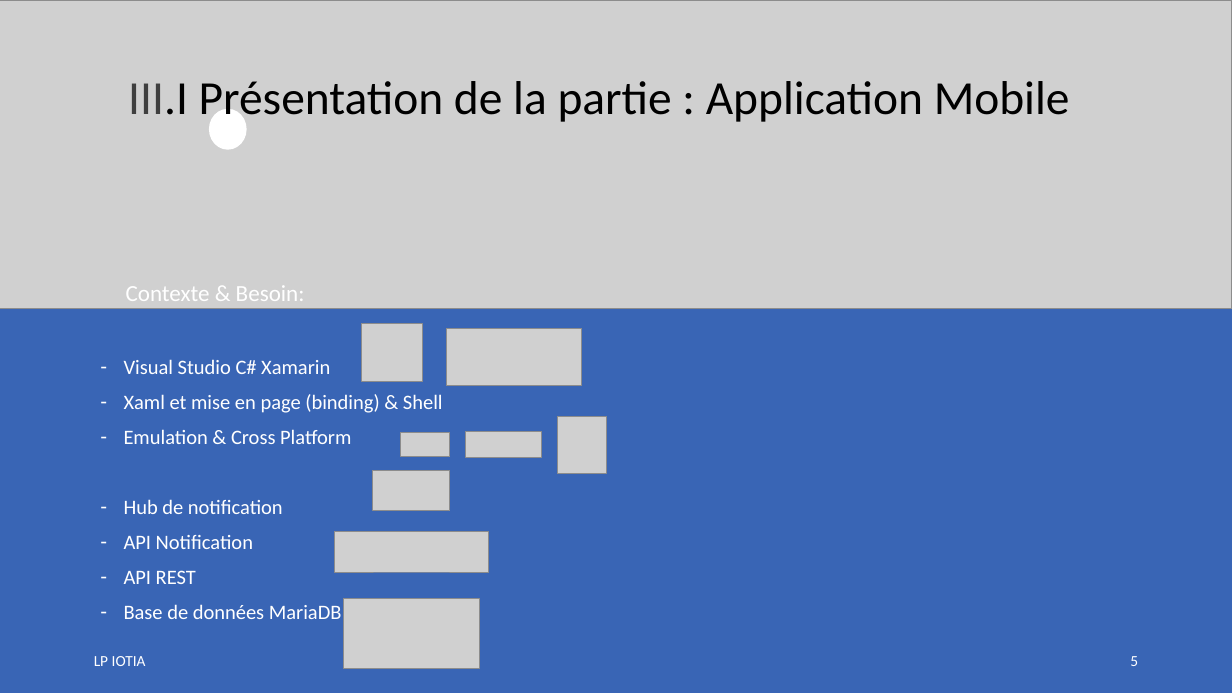
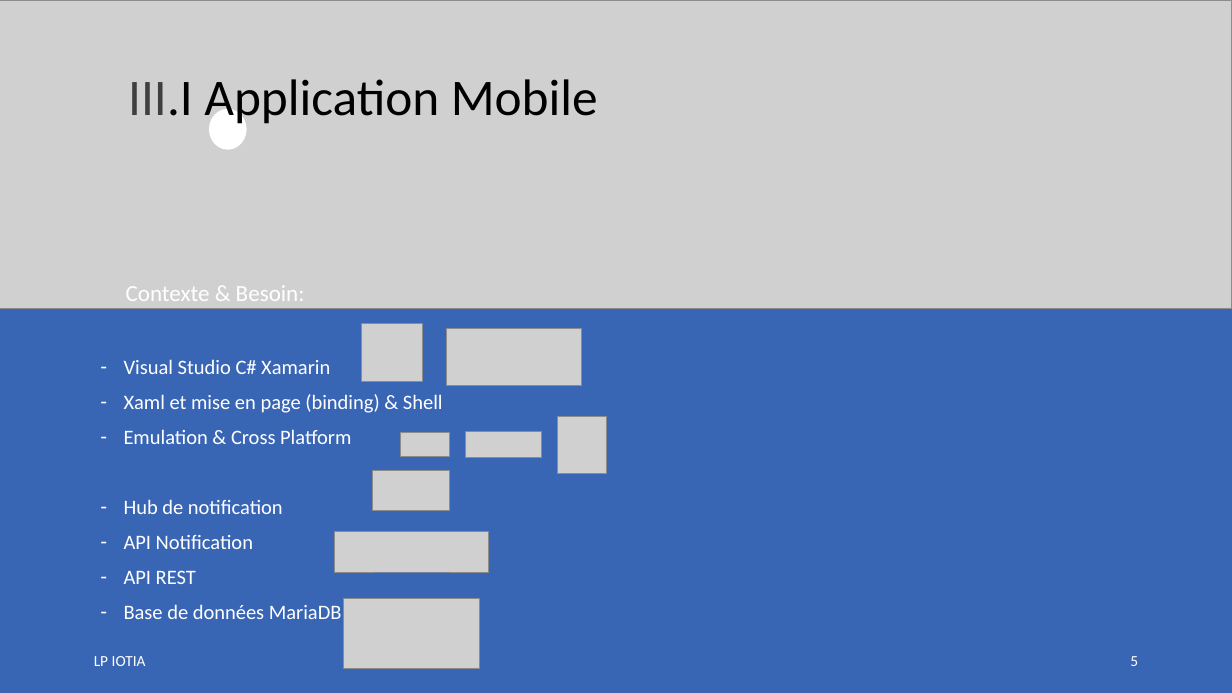
Before and after one commit to LENSAlex/ProjetIotia, a slide deck: slide 5 of Diapo_commun/PresentationCommune.pptx. Drawn at 1232x693 pixels with LibreOffice and Linux fonts; fonts in the diff are those of the drawing; grey boxes stand for pictures. Boxes give left, top, right and bottom in pixels: in the first picture for what was removed or moved away, otherwise in the second. Text is boxed around its words. In the diff, an @@ line names an element or a change of style, - is before the commit and + after.

Commit message:
Modification partie Serveur web et base de données

```diff
--- a/Diapo_commun/PresentationCommune.pptx
+++ b/Diapo_commun/PresentationCommune.pptx
@@ text at (x1=128, y1=79, x2=598, y2=128): text changed; size 37 to 40 pt @@
-III.I Présentation de la partie : Application Mobile
+III.I Application Mobile
```
Also in this commit, not shown: 13 other slides changed.
